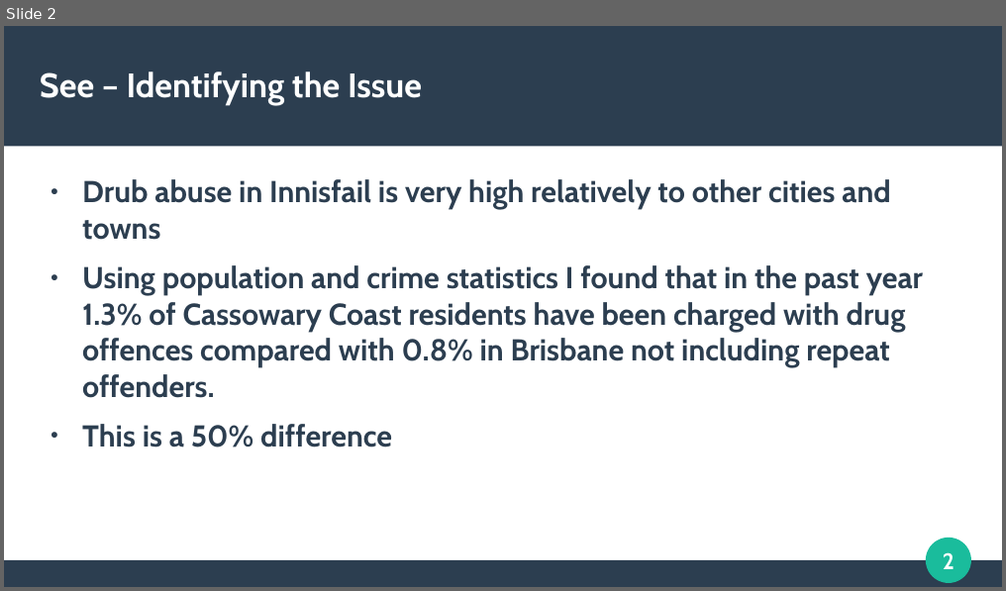
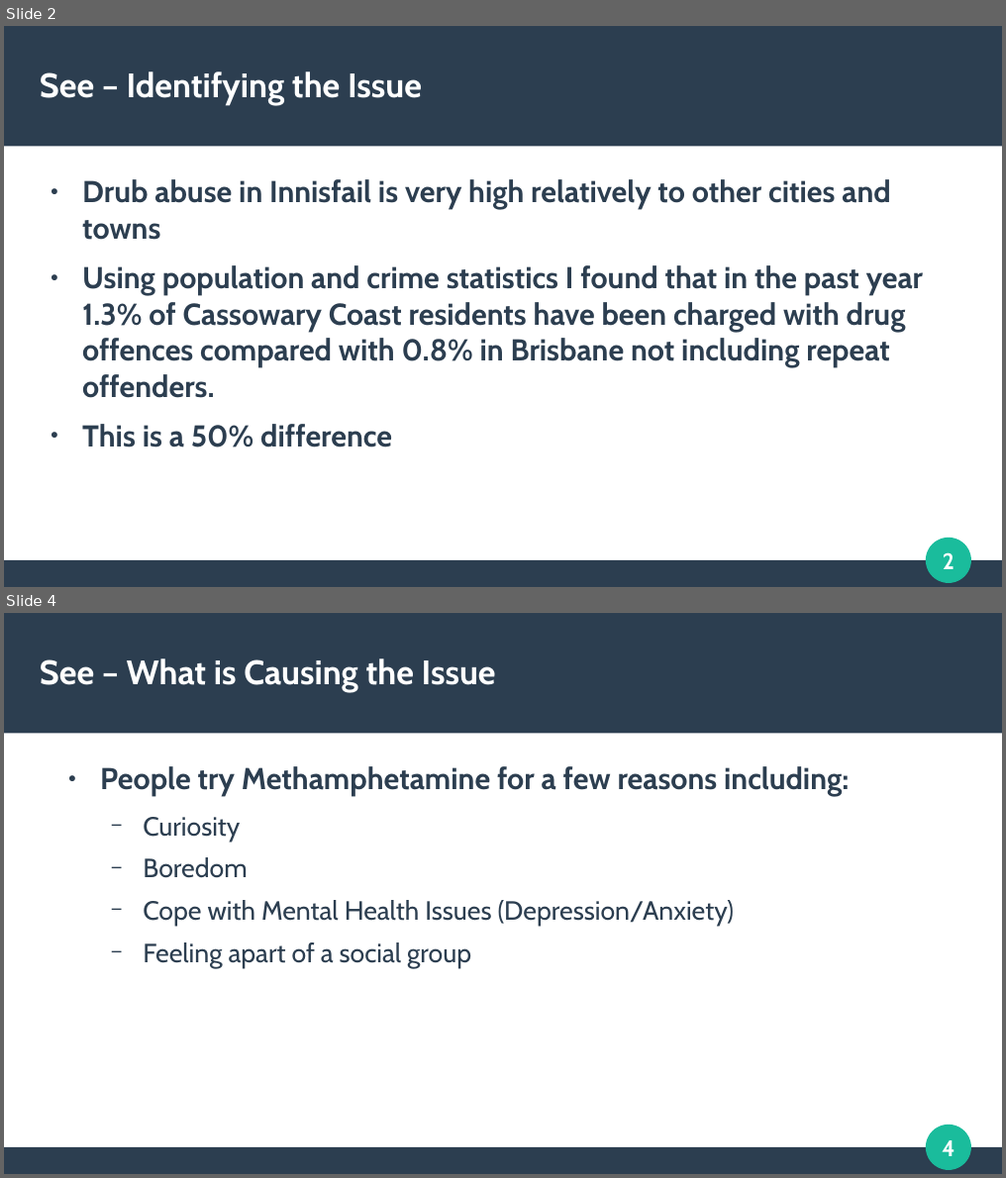
Before and after one commit to CrypticEntity/schoolwork9-10, a slide deck: Religion/t4 assesment.odp. Shown one above the other, each under a label of ours: slide 2 before the commit, slides 2 and 4 after it; the slides between them are not shown. The pictures are 1006x591 and 1006x1178 pixels, drawn with LibreOffice and Linux fonts; fonts in the diff are those of the drawing. Boxes give left, top, right and bottom in pixels: in the first picture for what was removed or moved away, otherwise in the second. Text is boxed around its words. In the diff, an @@ line names an element or a change of style, - is before the commit and + after.

```diff
--- a/Religion/t4 assesment.odp
+++ b/Religion/t4 assesment.odp
@@ slide 4 added at box(4, 613, 1002, 1174), background #FFFFFF; not listed: 4 template elements that a slide beside it also shows @@
@@ title added at box(40, 659, 496, 692), 27 pt, text #FFFFFF, bold @@
+See – What is Causing the Issue
@@ text added at box(100, 766, 848, 968), 21 pt, text #2C3E50 @@
+● People try Methamphetamine for a few reasons including:
+  − Curiosity
+  − Boredom
+  − Cope with Mental Health Issues (Depression/Anxiety)
+  − Feeling apart of a social group
```
Also in this commit, not shown: 2 slides changed, 2 other slides added, 5 other files.
